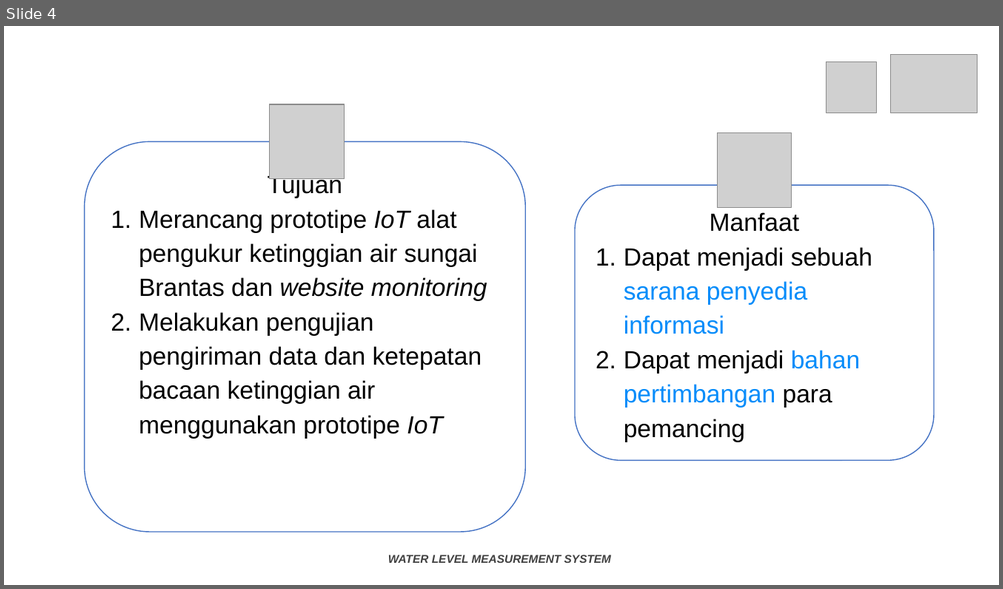
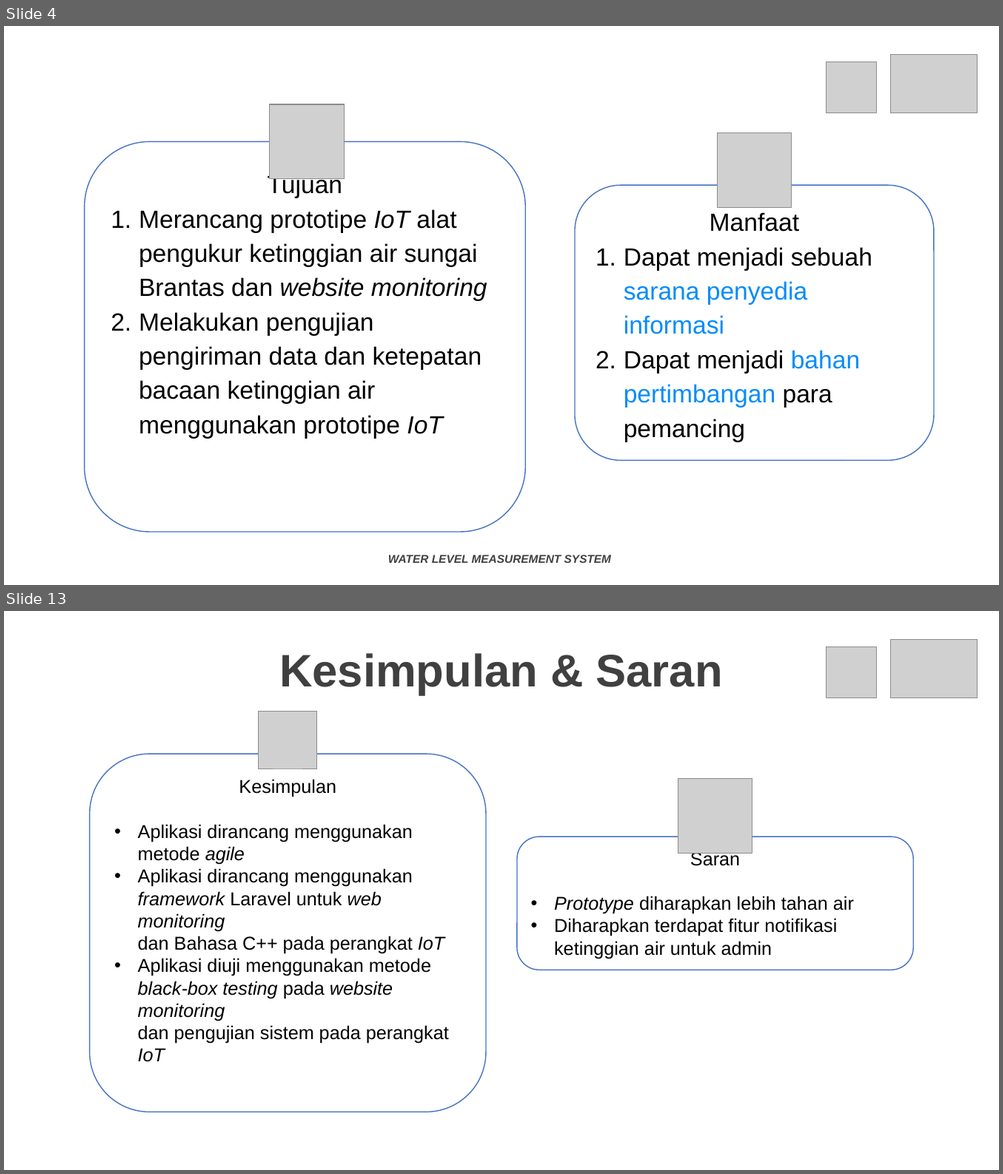
Before and after one commit to anandaricky01/tugas-akhir-doc, a slide deck: Tugas Akhir.pptx. Shown one above the other, each under a label of ours: slide 4 before the commit, slides 4 and 13 after it; the slides between them are not shown. The pictures are 1003x589 and 1003x1174 pixels, drawn with LibreOffice and Linux fonts; fonts in the diff are those of the drawing; grey boxes stand for pictures; background and template pictures are left out. Boxes give left, top, right and bottom in pixels: in the first picture for what was removed or moved away, otherwise in the second. Text is boxed around its words. In the diff, an @@ line names an element or a change of style, - is before the commit and + after.

```diff
--- a/Tugas Akhir.pptx
+++ b/Tugas Akhir.pptx
@@ slide 13 added at [4, 611, 999, 1170], background picture (left out) @@
@@ text added at [279, 653, 723, 695], 44 pt, text #404040, bold @@
+Kesimpulan & Saran
@@ picture added at [825, 647, 876, 698] @@
@@ picture added at [891, 639, 978, 698] @@
@@ picture added at [259, 711, 316, 769] @@
@@ rounded rectangle added at [90, 755, 486, 1113], fill #FFFFFF, outline #4472C4 1 pt, 18 pt, text #000000 @@
+Kesimpulan
+• Aplikasi dirancang menggunakan
+  metode agile
+• Aplikasi dirancang menggunakan
+  framework Laravel untuk web monitoring
+  dan Bahasa C++ pada perangkat IoT
+• Aplikasi diuji menggunakan metode
+  black-box testing pada website monitoring
+  dan pengujian sistem pada perangkat IoT
@@ picture added at [677, 779, 752, 854] @@
@@ rounded rectangle added at [518, 837, 913, 971], fill #FFFFFF, outline #4472C4 1 pt, 18 pt, text #000000 @@
+Saran
+• Prototype diharapkan lebih tahan air
+• Diharapkan terdapat fitur notifikasi ketinggian air untuk admin
```
Also in this commit, not shown: 3 slides changed, 8 other slides added, 1 slide removed, 5 other files.
